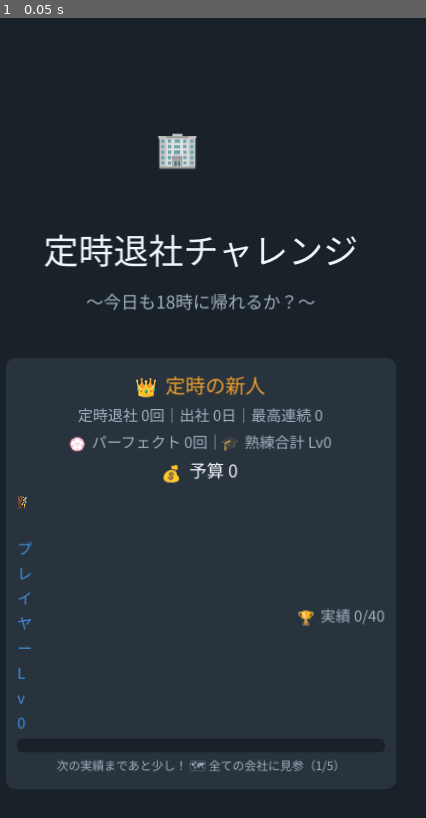
Above: before the commit, frame 1.
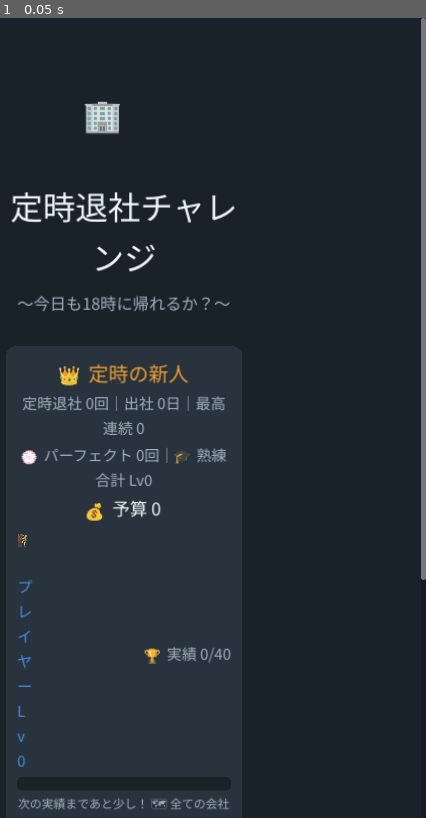
Above: after the commit, the same moment.

Repository: deradera56/teiji-challenge-deploy
Game: Godot game, scene res://scenes/Title.tscn
The game is run twice, just before and just after one commit, with the same random seed, the same clock (stepped at 60 frames per second) and the same inputs.
Inputs:
- Up to frame 1 (0.05 s): no input

The runs differ from the first frame. In frame 1, 8.4% of the frame differs, in the area x 2-100%, y 0-99%.

Commit message:
fix: タイトル/リザルト画面をスクロール対応にしてスマホでの起動不能を修正
実績システム追加でタイトル画面・リザルト画面のコンテンツが増え、
ScrollContainerを持たない固定レイアウトだったため、画面の低い端末
（スマホ等）で「出社する」ボタンや各種ボタンが画面外に押し出され
タップできなくなっていた（=最初のゲームを開始できないバグ）。

- Title/Resultの全体をScrollContainerでラップし、どんな画面サイズでも
  スクロールしてボタンに到達できるようにした
- タイトル画面の余白・フォントサイズを詰めて通常サイズの画面では
  スクロール無しでも収まるよう調整
- 実績/レベルシステムのロジックをPythonで500日分シミュレーションし、
  実績解除・レベル計算・ヒント表示に不整合がないことを確認済み

Diff:
--- a/scripts/ui/result.gd
+++ b/scripts/ui/result.gd
@@ -5,9 +5,15 @@
 func _ready() -> void:
 	UiTheme.fill_bg(self)
 	var r: Dictionary = Meta.last_result
-	var vb := UiTheme.make_margin_vbox(self, 44, 18)
 
-	vb.add_child(UiTheme.vspace(20))
+	# 実績解除演出などで内容が長くなっても必ず下のボタンまで届くようスクロール可能にする
+	var scroll := ScrollContainer.new()
+	scroll.set_anchors_preset(Control.PRESET_FULL_RECT)
+	scroll.horizontal_scroll_mode = ScrollContainer.SCROLL_MODE_DISABLED
+	add_child(scroll)
+	var vb := UiTheme.make_margin_vbox(scroll, 44, 16)
+
+	vb.add_child(UiTheme.vspace(12))
 
 	var teiji := String(r.get("reason", "")) == "teiji"
 	var outcome := UiTheme.make_label(String(r.get("outcome", "退社")), 42,
--- a/scripts/ui/title.gd
+++ b/scripts/ui/title.gd
@@ -4,23 +4,29 @@
 
 func _ready() -> void:
 	UiTheme.fill_bg(self)
-	var vb := UiTheme.make_margin_vbox(self, 48, 20)
 
-	vb.add_child(UiTheme.vspace(80))
+	# 画面が低い端末（スマホ等）でもボタンに必ず届くよう全体をスクロール可能にする
+	var scroll := ScrollContainer.new()
+	scroll.set_anchors_preset(Control.PRESET_FULL_RECT)
+	scroll.horizontal_scroll_mode = ScrollContainer.SCROLL_MODE_DISABLED
+	add_child(scroll)
+	var vb := UiTheme.make_margin_vbox(scroll, 48, 16)
 
-	var logo := UiTheme.make_label("🏢", 110)
+	vb.add_child(UiTheme.vspace(36))
+
+	var logo := UiTheme.make_label("🏢", 100)
 	logo.horizontal_alignment = HORIZONTAL_ALIGNMENT_CENTER
 	vb.add_child(logo)
 
-	var title := UiTheme.make_label("定時退社チャレンジ", 56)
+	var title := UiTheme.make_label("定時退社チャレンジ", 52)
 	title.horizontal_alignment = HORIZONTAL_ALIGNMENT_CENTER
 	vb.add_child(title)
 
-	var sub := UiTheme.make_label("〜今日も18時に帰れるか？〜", 28, UiTheme.TEXT_DIM)
+	var sub := UiTheme.make_label("〜今日も18時に帰れるか？〜", 26, UiTheme.TEXT_DIM)
 	sub.horizontal_alignment = HORIZONTAL_ALIGNMENT_CENTER
 	vb.add_child(sub)
 
-	vb.add_child(UiTheme.vspace(30))
+	vb.add_child(UiTheme.vspace(18))
 
 	# 戦績パネル
 	var stats := UiTheme.make_panel(UiTheme.PANEL, 16)
@@ -78,10 +84,10 @@
 		hint_l.horizontal_alignment = HORIZONTAL_ALIGNMENT_CENTER
 		stats_vb.add_child(hint_l)
 
-	vb.add_child(UiTheme.vspace(30))
+	vb.add_child(UiTheme.vspace(18))
 
-	var start_btn := UiTheme.make_button("💼 出社する", UiTheme.ACCENT, 36)
-	start_btn.custom_minimum_size = Vector2(0, 100)
+	var start_btn := UiTheme.make_button("💼 出社する", UiTheme.ACCENT, 34)
+	start_btn.custom_minimum_size = Vector2(0, 88)
 	start_btn.pressed.connect(func() -> void:
 		get_tree().change_scene_to_file("res://scenes/CompanySelect.tscn"))
 	vb.add_child(start_btn)
@@ -96,9 +102,7 @@
 		get_tree().change_scene_to_file("res://scenes/Achievements.tscn"))
 	vb.add_child(ach_btn)
 
-	var spacer := Control.new()
-	spacer.size_flags_vertical = Control.SIZE_EXPAND_FILL
-	vb.add_child(spacer)
+	vb.add_child(UiTheme.vspace(24))
 
 	var reset_btn := UiTheme.make_button("データリセット", Color(0.3, 0.3, 0.35), 20)
 	reset_btn.custom_minimum_size = Vector2(0, 52)
